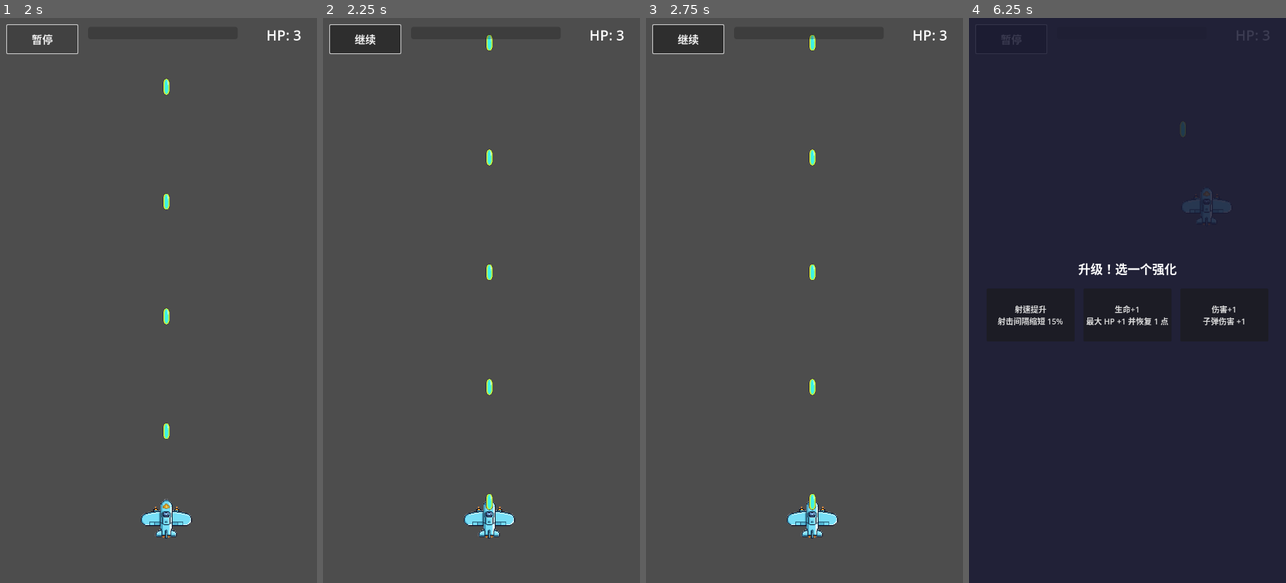
Above: before the commit, frames 1-4 (left to right).
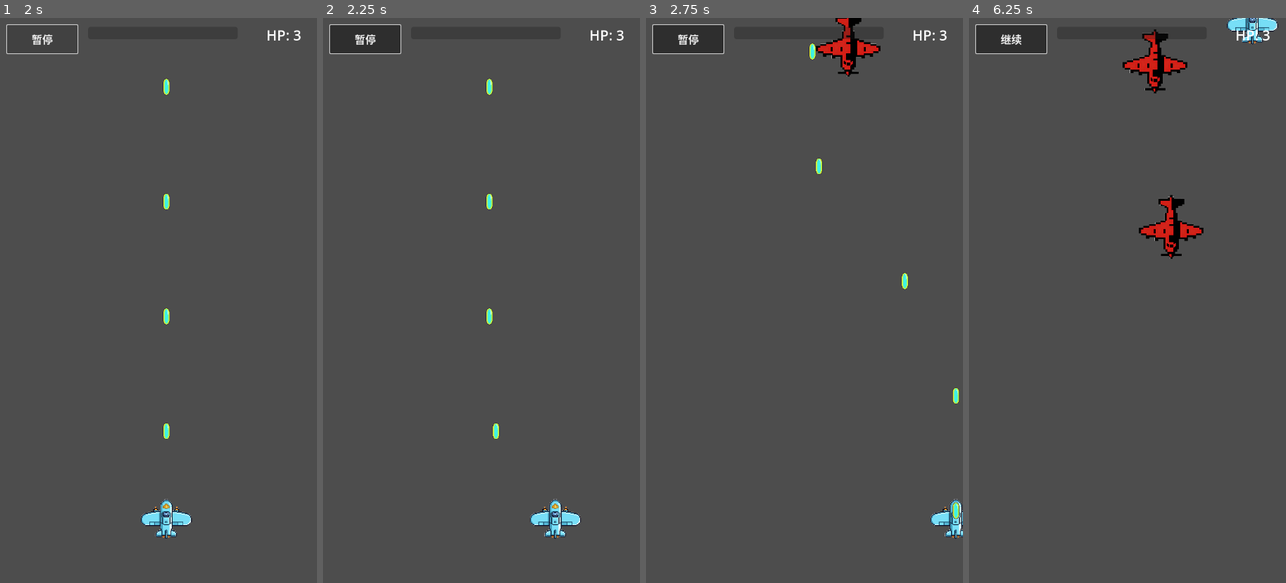
Above: after the commit, the same moments.

Repository: qingzhixing/plane-war
Game: Godot game, scene res://scenes/Main.tscn
Two runs of this game, one before a commit and one after it. Both use one fixed random seed, a clock stepped at 60 frames per second and the inputs below.
Inputs (mouse positions are in pixels of both pictures, inside the frame that each line leads up to):
- Up to frame 1 (2 s): click "暂停" at 0.5 s; click "继续" at 1.25 s
- Up to frame 2 (2.25 s): tap Enter at 2 s; move the mouse to (551, 272) at 2.02 s; hold D from 2.03 s (still down); tap P at 2.1 s; click (551, 272) at 2.17 s
- Up to frame 3 (2.75 s): keep holding D
- Up to frame 4 (6.25 s): release D at 2.75 s; drag from (1064, 328) to (1133, 40) at 2.77 s; move the mouse to (1159, 176) at 3.52 s; hold D 3.53-4.25 s; tap P at 3.6, 5.1 s; tap Space at 4.25 s; drag from (1111, 413) to (1133, 159) at 4.27 s; move the mouse to (1222, 385) at 5.02 s; hold A 5.03-5.75 s; drag from (1032, 215) to (1079, 159) at 5.77 s

Frame 1 is identical in both runs. In frame 2, 1.7% of the frame differs, in the area x 10-82%, y 2-93%; in frame 3, 2.4%; in frame 4, 99%, in the area x 0-100%, y 0-100%.

Commit message:
🎮 ADD: 添加键盘操作 WASD 移动与 P 暂停，WASD 移速 1.5 倍
Made-with: Cursor

Diff:
--- a/scripts/hud.gd
+++ b/scripts/hud.gd
@@ -51,6 +51,14 @@
 		_label.text = "HP: ?"
 
 
+func _unhandled_input(event: InputEvent) -> void:
+	if event is InputEventKey:
+		var e := event as InputEventKey
+		if e.keycode == KEY_P and e.pressed and not e.echo:
+			var ui := _main.get_node_or_null("UpgradeUI")
+			if ui == null or not ui.visible:
+				_on_pause_button_pressed()
+
 func _on_pause_button_pressed() -> void:
 	_is_paused = not _is_paused
 	get_tree().paused = _is_paused
--- a/scripts/player.gd
+++ b/scripts/player.gd
@@ -3,6 +3,7 @@
 signal died
 
 @export var move_speed: float = 600.0
+@export var keyboard_speed_multiplier: float = 1.5
 @export var fire_interval: float = 0.2
 @export var bullet_scene: PackedScene
 @export var max_hp: int = 3
@@ -62,7 +63,19 @@
 	_update_movement(delta)
 	_update_shooting(delta)
 
-func _update_movement(_delta: float) -> void:
+func _update_movement(delta: float) -> void:
+	var dir := Vector2.ZERO
+	if Input.is_key_pressed(KEY_W) or Input.is_key_pressed(KEY_UP):
+		dir.y -= 1.0
+	if Input.is_key_pressed(KEY_S) or Input.is_key_pressed(KEY_DOWN):
+		dir.y += 1.0
+	if Input.is_key_pressed(KEY_A) or Input.is_key_pressed(KEY_LEFT):
+		dir.x -= 1.0
+	if Input.is_key_pressed(KEY_D) or Input.is_key_pressed(KEY_RIGHT):
+		dir.x += 1.0
+	if dir != Vector2.ZERO:
+		global_position += dir.normalized() * move_speed * keyboard_speed_multiplier * delta
+
 	var viewport_rect := get_viewport_rect()
 	var margin := 16.0
 	var clamped := global_position
Not shown, changed: docs/gdd/sections/03_core_loop_and_controls.md
